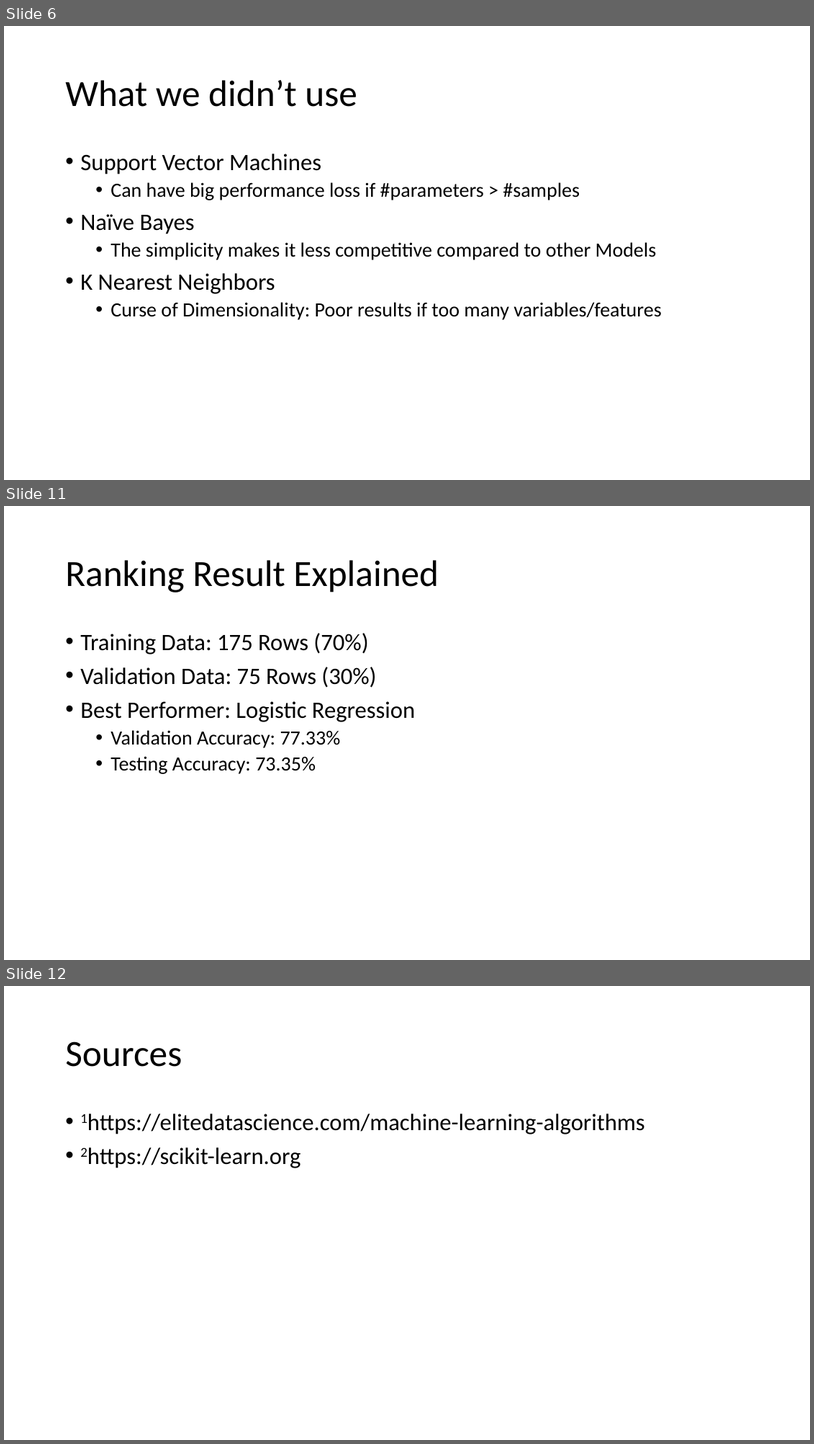
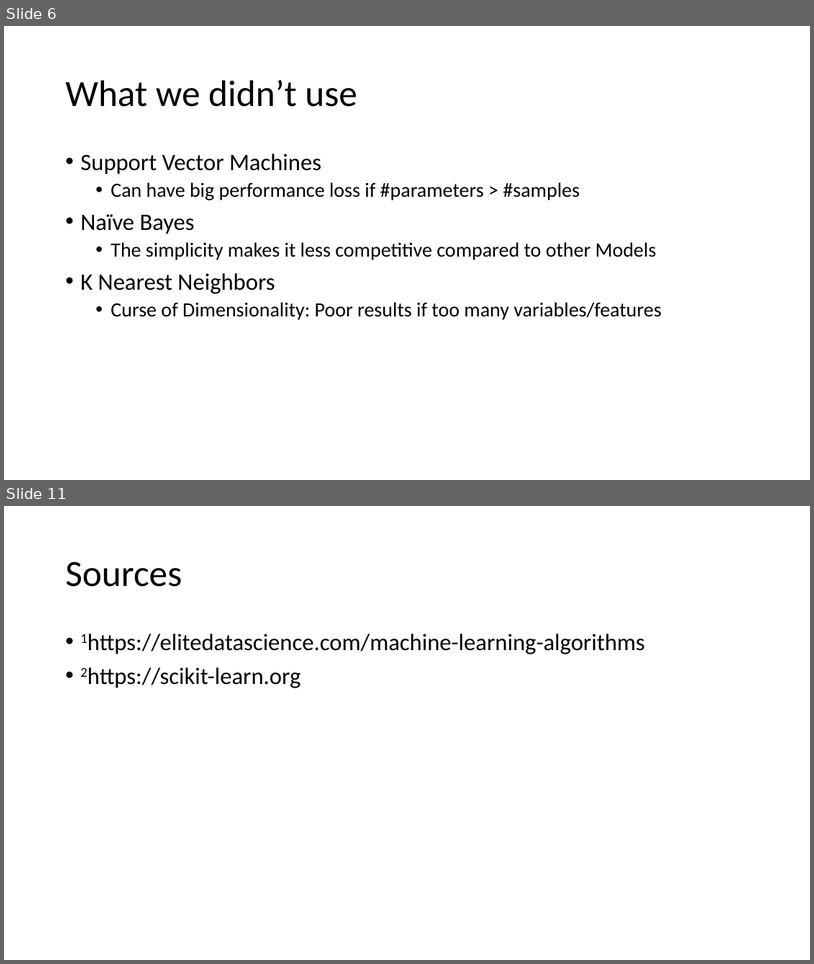
Before and after one commit to suong4554/Machine-Learning-Poly-U, a slide deck: Presentation.pptx. Shown one above the other, each under a label of ours: slides 6, 11 and 12 before the commit, slides 6 and 11 after it; the slides between them are not shown. The pictures are 814x1444 and 814x964 pixels, drawn with LibreOffice and Linux fonts; fonts in the diff are those of the drawing. Boxes give left, top, right and bottom in pixels: in the first picture for what was removed or moved away, otherwise in the second. Text is boxed around its words. In the diff, an @@ line names an element or a change of style, - is before the commit and + after.

```diff
--- a/Presentation.pptx
+++ b/Presentation.pptx
@@ slide 11 removed at box(4, 506, 810, 960), background #FFFFFF @@
@@ title removed at box(65, 560, 439, 592) @@
-Ranking Result Explained
@@ text removed at box(80, 633, 415, 774) @@
-• Training Data: 175 Rows (70%)
-• Validation Data: 75 Rows (30%)
-• Best Performer: Logistic Regression
-  • Validation Accuracy: 77.33%
-  • Testing Accuracy: 73.35%
@@ what was slide 12 is now slide 11 @@
```
Also in this commit, not shown: 2 slides changed, 3 slides added, 3 other slides removed, 7 other files.
